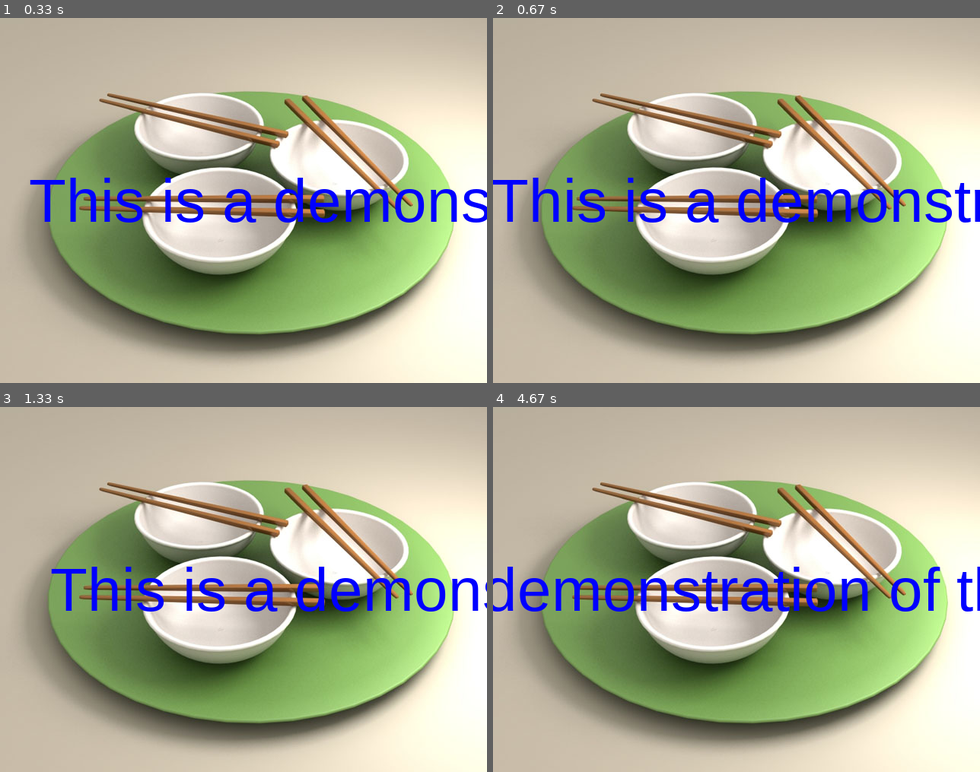
Above: before the commit, frames 1-4 (two rows, left to right).
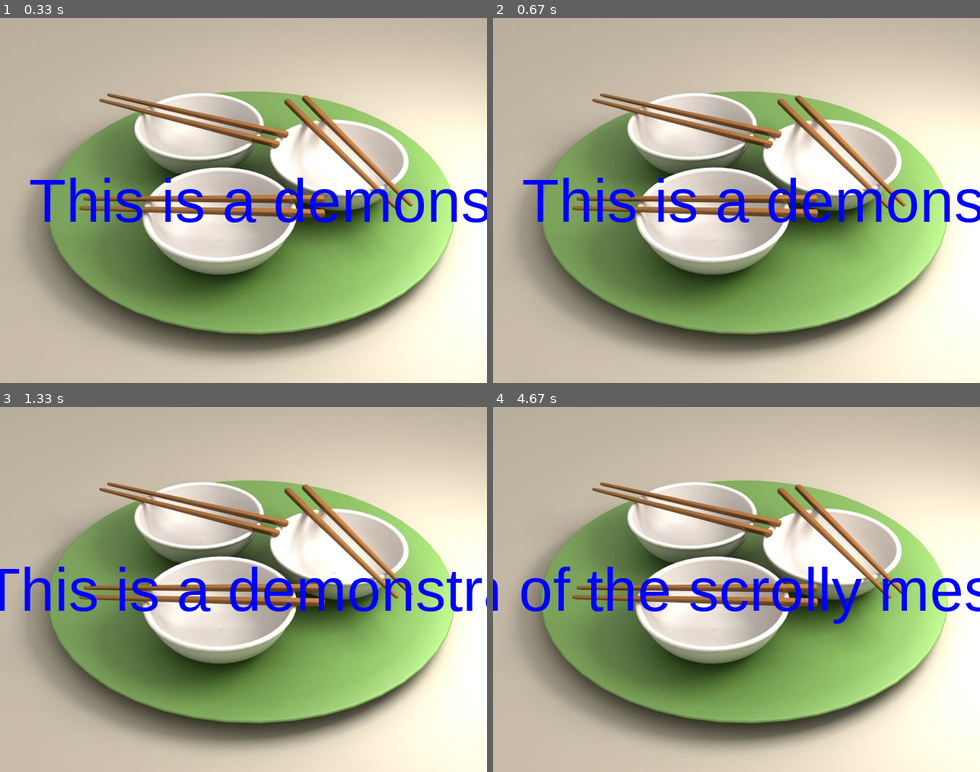
Above: after the commit, the same moments.

Repository: toroden79/firstGui
Game: pygame game, started from scrollMessage.py
Same seed, same stepped clock (60 frames per second), same inputs: the game is played once before the commit and once after it.
Inputs:
- Up to frame 1 (0.33 s): no input
- Up to frame 2 (0.67 s): tap S at 0.33 s
- Up to frame 3 (1.33 s): hold P 0.67-1.13 s; tap Enter at 1.17 s
- Up to frame 4 (4.67 s): tap S at 2.5 s; tap Space at 3.83 s

Frame 1 is identical in both runs. In frame 2, 4.6% of the frame differs, in the area x 0-100%, y 43-57%; in frame 3, 4.3%; in frame 4, 4.6%, in the area x 0-100%, y 43-60%.

Commit message:
Chapter 3 events examples Scrolling Message   Add Slow Pacing mode with "s"

Diff:
--- a/scrollMessage.py
+++ b/scrollMessage.py
@@ -19,6 +19,7 @@
 
 paceMe=False
 pacer=0
+paceInterval=0
 
 while True:
     pacer+=1
@@ -31,6 +32,10 @@
         if (event.type == KEYDOWN):
             if event.key == K_p:
                 paceMe=True
+                paceInterval=200
+            elif event.key == K_s:
+                paceMe=True
+                paceInterval=2000
             else:
                 paceMe=False
 
@@ -41,7 +46,7 @@
         x = 0
 
     if paceMe:
-        if pacer>=200:
+        if pacer>=paceInterval:
             screen.blit(text_surface, (x, y))
             screen.blit(text_surface, (x+text_surface.get_width(), y))
             pygame.display.update()
